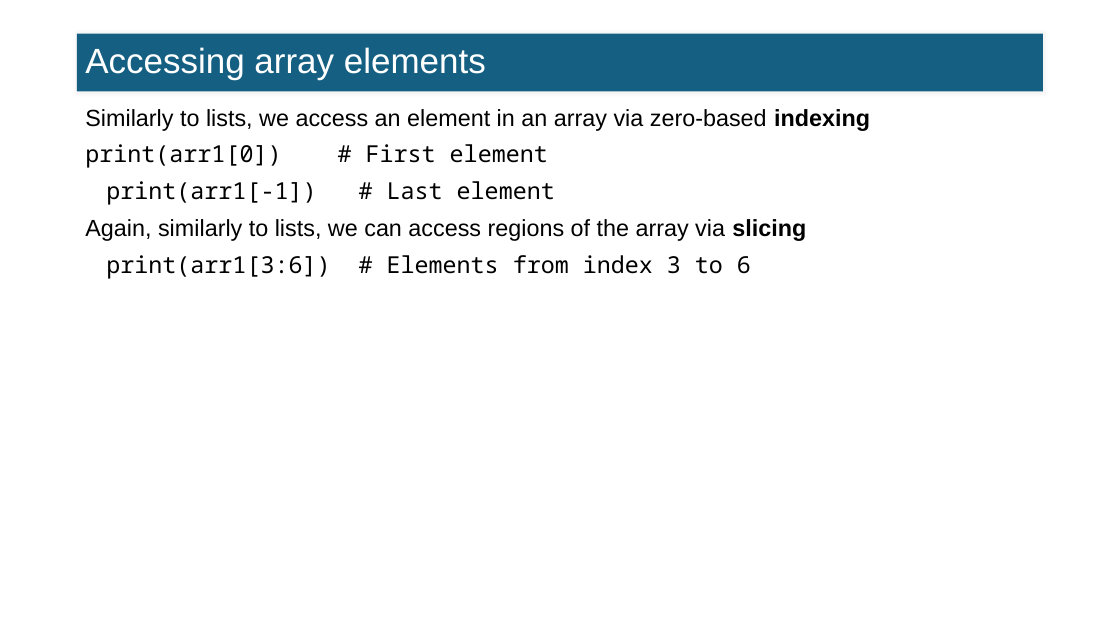
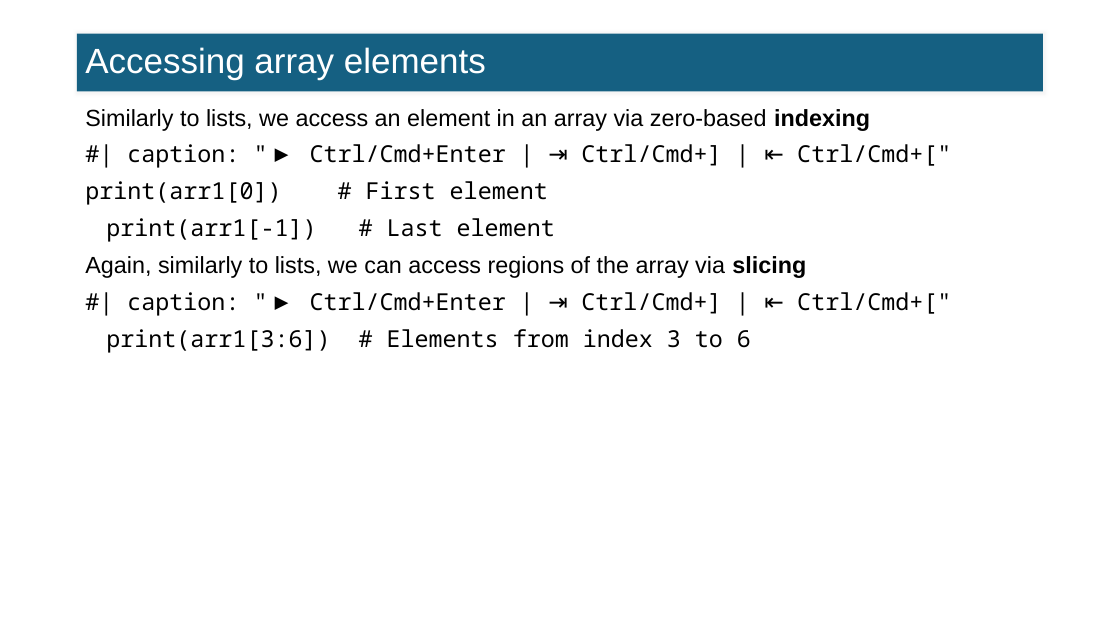
Before and after one commit to FTurci/intro-coding-data-analysis-mirror, a slide deck: slide 10 of slides/07_intro_numpy_slides.pptx. Drawn at 1120x630 pixels with LibreOffice and Linux fonts; fonts in the diff are those of the drawing. Boxes give left, top, right and bottom in pixels: in the first picture for what was removed or moved away, otherwise in the second. Text is boxed around its words. In the diff, an @@ line names an element or a change of style, - is before the commit and + after.

```diff
--- a/slides/07_intro_numpy_slides.pptx
+++ b/slides/07_intro_numpy_slides.pptx
@@ text at [85, 144, 951, 242]: text changed @@
-print(arr1[0]) # First element
-print(arr1[-1]) # Last element
+#| caption: "▶ Ctrl/Cmd+Enter | ⇥ Ctrl/Cmd+] | ⇤ Ctrl/Cmd+["
+print(arr1[0]) # First element
+print(arr1[-1]) # Last element
@@ text at [106, 292, 951, 353]: text changed @@
-print(arr1[3:6]) # Elements from index 3 to 6
+#| caption: "▶ Ctrl/Cmd+Enter | ⇥ Ctrl/Cmd+] | ⇤ Ctrl/Cmd+["
+print(arr1[3:6]) # Elements from index 3 to 6
```
Also in this commit, not shown: 9 other slides changed, 50 other files.
